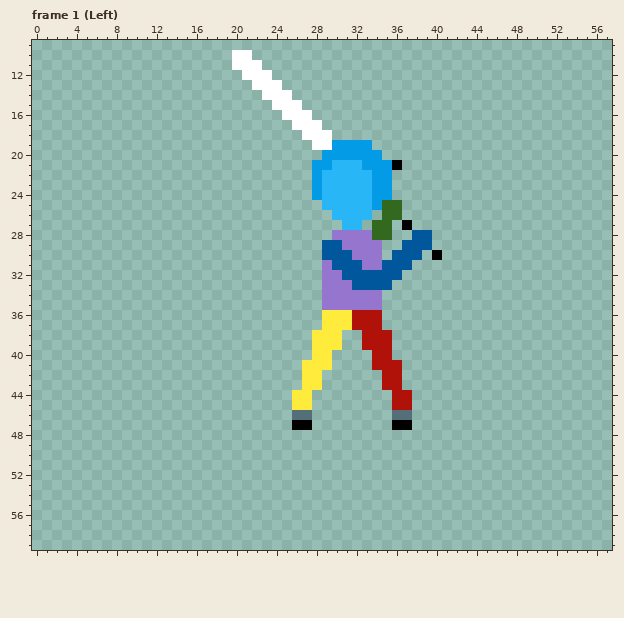
Pixel-art file -- Assets/Art/Characters/Player/Sword_Attack/Player_Sword_Attack_Left.aseprite. The picture above is the old version.
64x64 pixels, 18 frames. Shown: frame 1 (Left): x 0..57, y 9..59. The commit also changed other frames, which this record leaves out.
After:
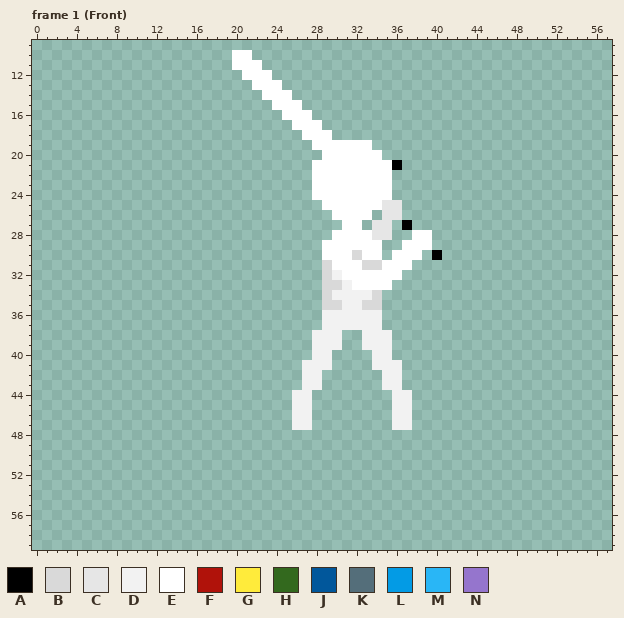
Palette (. is transparent): A #000000  B #d9d9d9  C #e6e6e6  D #f2f2f2  E #ffffff  F #b0120a  G #ffeb3b  H #33691e  J #01579b  K #546e7a  L #039be5  M #29b6f6  N #9575cd
Author's note on the commit: Sword Attack Head Anim
From old to new:
layer "Skin/Right Leg" now shown
layer "Skin/Left Leg" now shown
layer "Skin/Chest" now shown
layer "Skin/Right Arm" now shown
layer "Skin/Left Arm" now shown
layer "Skin/Head" now shown
layer "Body/Right Leg" now hidden
layer "Body/Left Leg" now hidden
layer "Body/Chest" now hidden
layer "Body/Right Arm" now hidden
layer "Body/Left Arm" now hidden
layer "Body/Head" now hidden
Changed rows in their new state; - is an unchanged pixel.
Frame 1 (Front):
first column x 26:
19 ----EEEE------
20 ---EEEEEE-----
21 --EEEEEEEE----
22 --EEEEEEEE----
23 --EEEEEEEE----
24 --EEEEEEEE----
25 ---EEEEEECC---
26 ----EEEE-CC---
27 -----EE-CC----
28 ----EEEECC--EE
29 ---EEEEEE--EEE
30 ---EEEBEE-EEE-
31 ---BEEEBBEEE--
32 ---BDEEEEEE---
33 ---BBDEEEE----
34 ---BDDDDB-----
35 ---BBDDBB-----
36 ---DDDDDD-----
37 ---DDDDDD-----
38 --DDD--DDD----
39 --DDD--DDD----
40 --DD----DD----
41 -DDD----DDD---
42 -DD------DD---
43 -DD------DD---
44 DD--------DD--
45 DD--------DD--
46 DD--------DD--
47 DD--------DD--
Where, in picture pixels (left, top, right, bottom), the same in both pictures:
changed: (292, 140, 432, 430)
